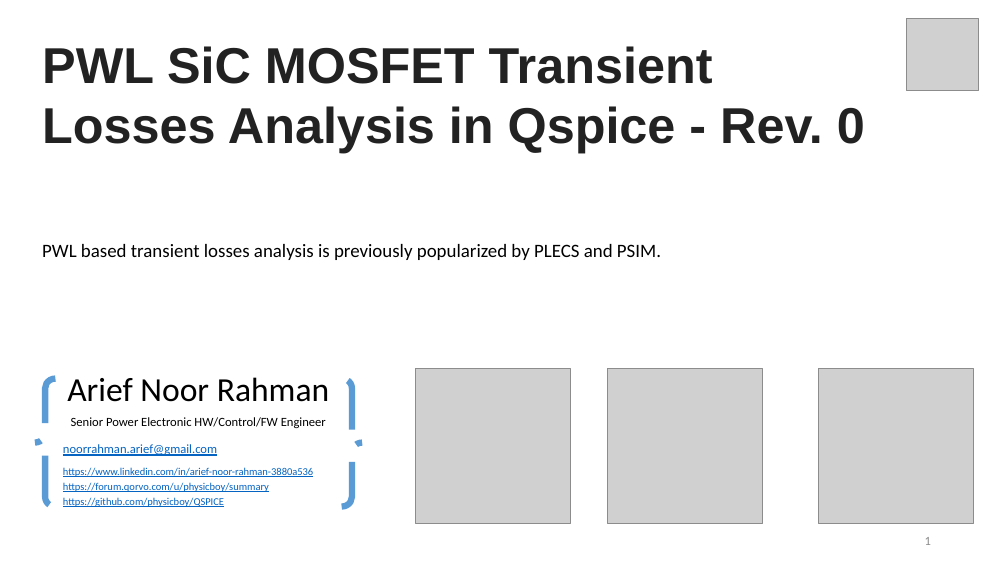
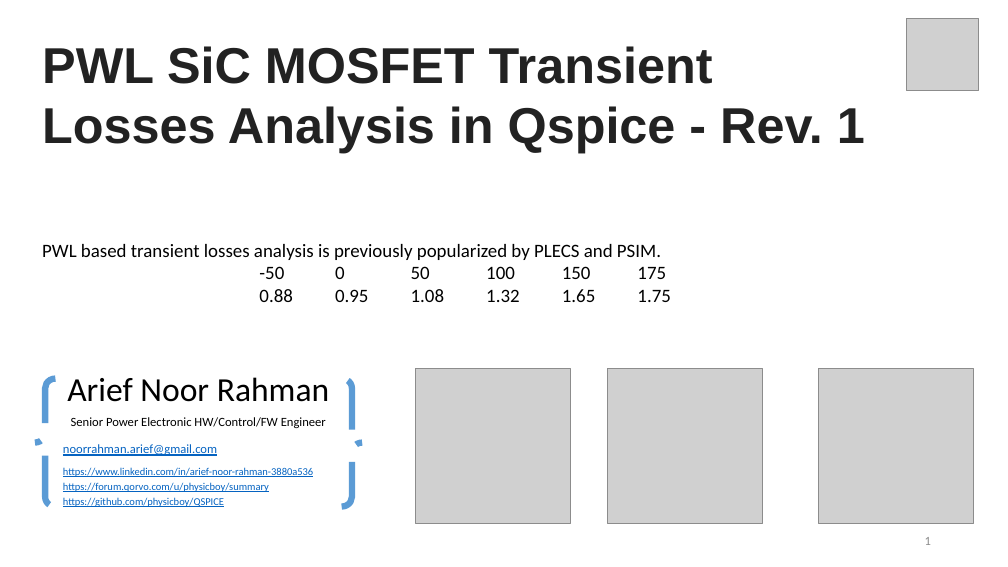
Before and after one commit to physicboy/QSPICE, a slide deck: slide 1 of Ideal PWL Transient Losses Analysis/PWL Losses Analysis.pptx. Drawn at 1008x567 pixels with LibreOffice and Linux fonts; fonts in the diff are those of the drawing; grey boxes stand for pictures. Boxes give left, top, right and bottom in pixels: in the first picture for what was removed or moved away, otherwise in the second. Text is boxed around its words. In the diff, an @@ line names an element or a change of style, - is before the commit and + after.

```diff
--- a/Ideal PWL Transient Losses Analysis/PWL Losses Analysis.pptx
+++ b/Ideal PWL Transient Losses Analysis/PWL Losses Analysis.pptx
@@ text at [42, 46, 865, 153]: text changed @@
-PWL SiC MOSFET Transient Losses Analysis in Qspice - Rev. 0
+PWL SiC MOSFET Transient Losses Analysis in Qspice - Rev. 1
@@ text added at [259, 266, 670, 302], 18 pt, text #000000 @@
+-50 0 50 100 150 175
+0.88 0.95 1.08 1.32 1.65 1.75
```
Also in this commit, not shown: 3 other slides changed, 3 slides added, 8 other files.
